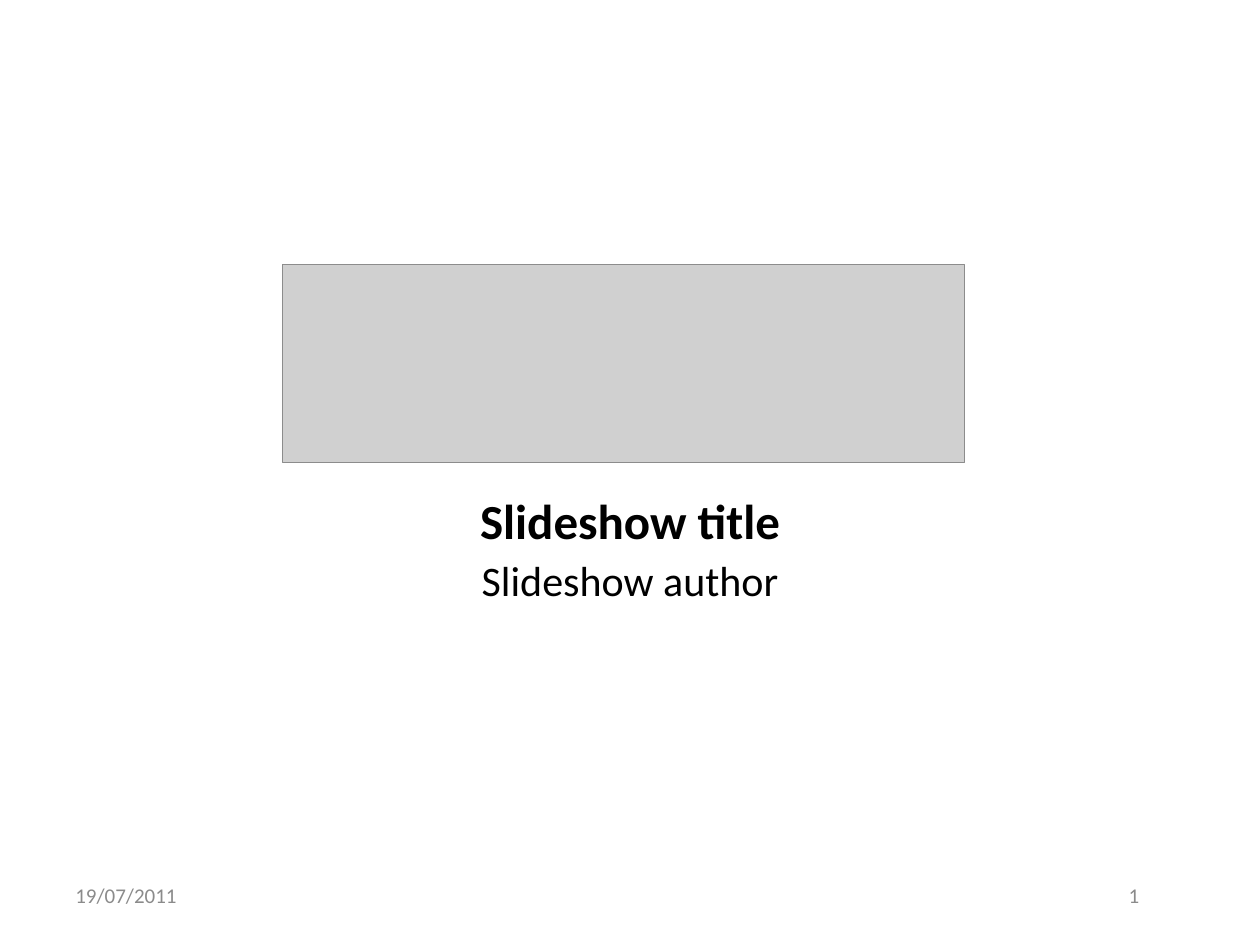
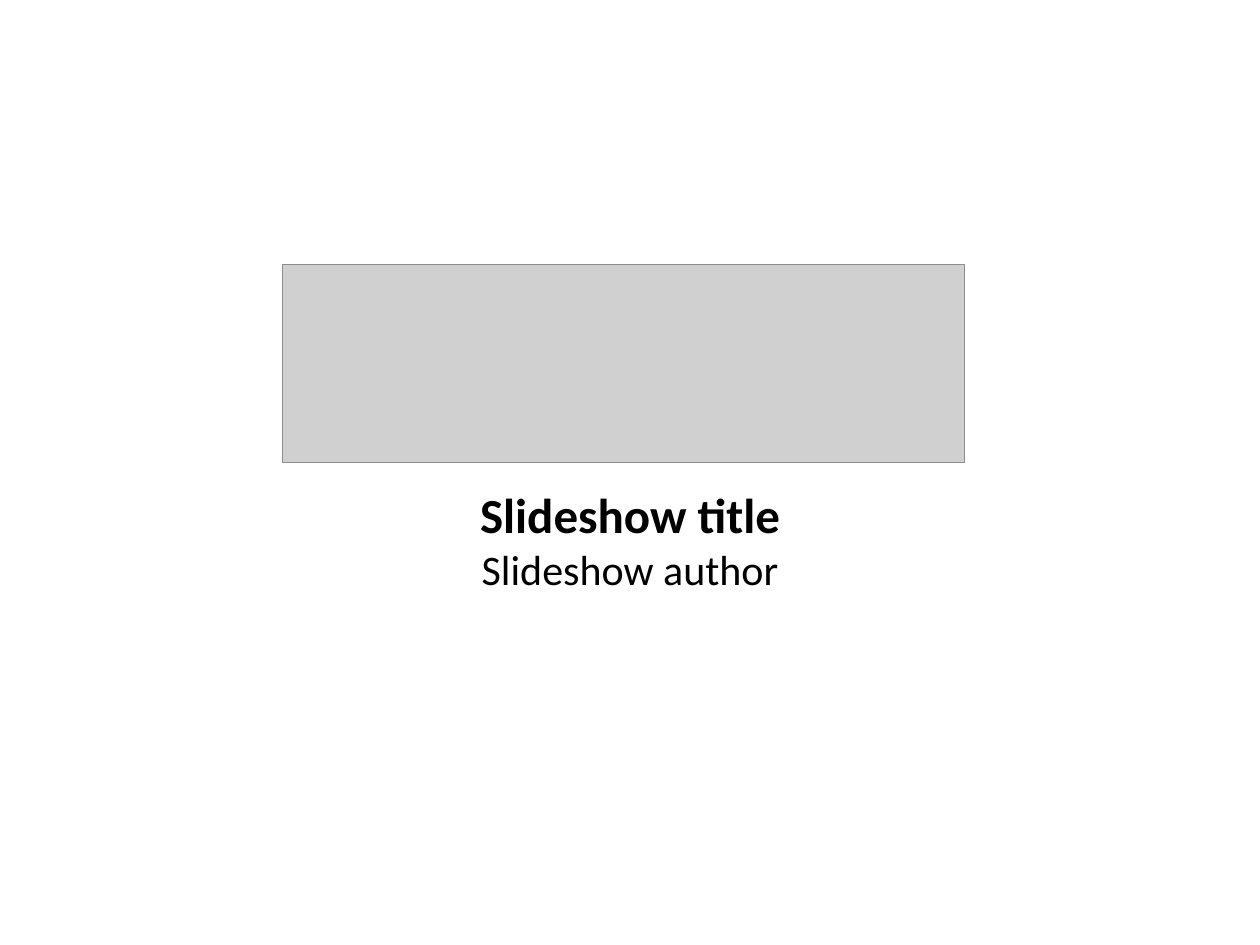
Before and after one commit to easysoa/EasySOA, a slide deck: slide 1 of communication/SlideshowTpl.odp. Drawn at 1260x945 pixels with LibreOffice and Linux fonts; fonts in the diff are those of the drawing; grey boxes stand for pictures; background and template pictures are left out. Boxes give left, top, right and bottom in pixels: in the first picture for what was removed or moved away, otherwise in the second. Text is boxed around its words. In the diff, an @@ line names an element or a change of style, - is before the commit and + after.

Commit message:
Improved OpenDocument version of the slideshow tpl

```diff
--- a/communication/SlideshowTpl.odp
+++ b/communication/SlideshowTpl.odp
@@ text "Slideshow title" at (x1=480, y1=498, x2=780, y2=586): line spacing 1.1 to 1 @@
@@ text removed at (x1=75, y1=888, x2=176, y2=904) @@
-19/07/2011
@@ page number removed at (x1=1129, y1=889, x2=1140, y2=903) @@
-1
```
Also in this commit, not shown: 1 slide added, 1 slide removed.
